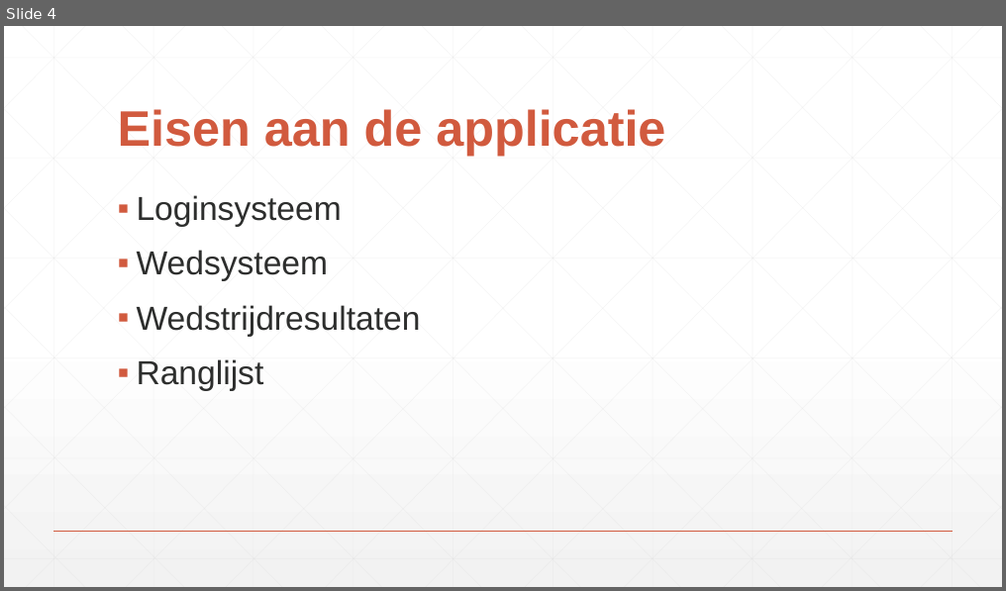
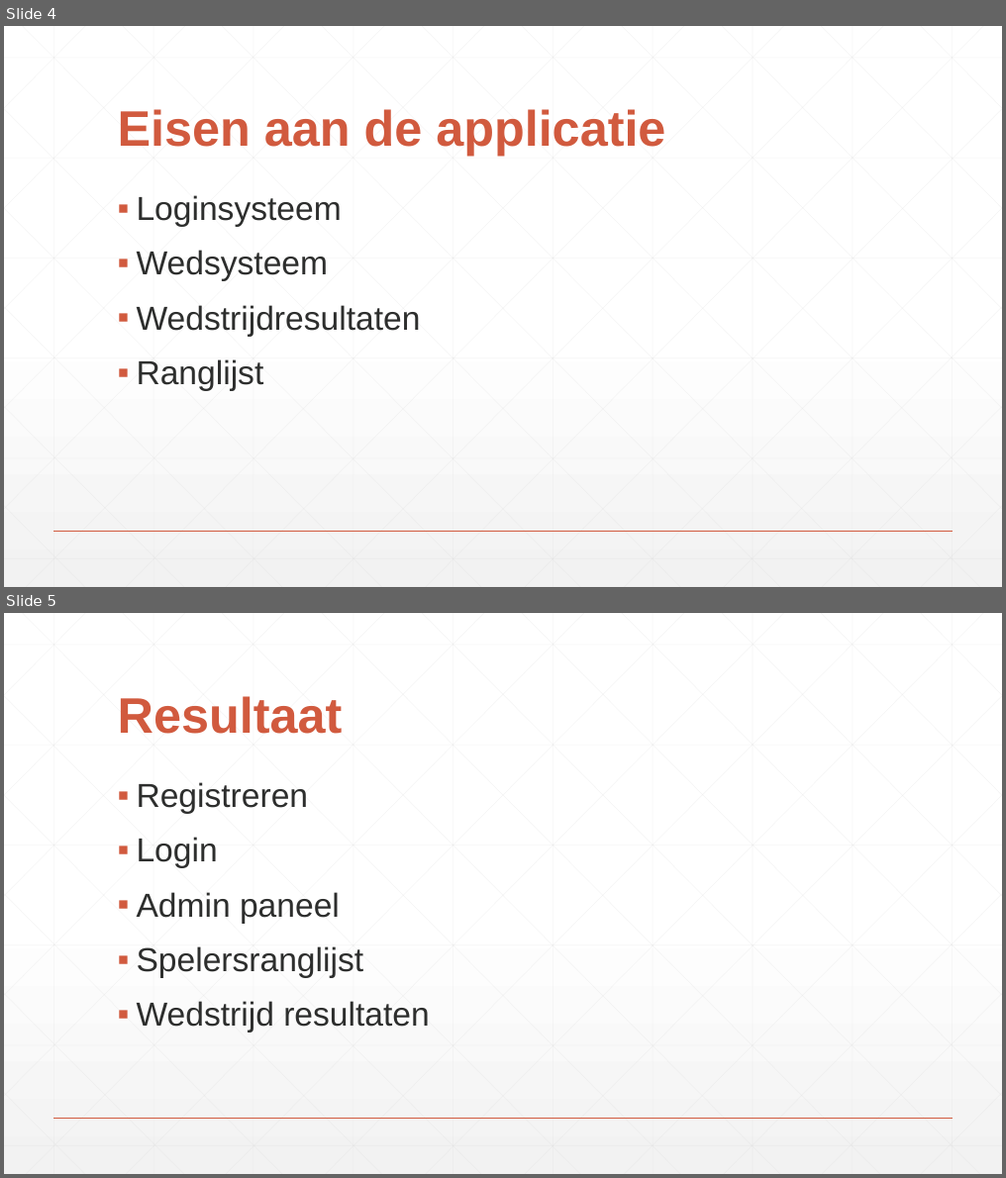
Before and after one commit to Fifa2/project_fifa, a slide deck: documentatie/c#presentatie.pptx. Shown one above the other, each under a label of ours: slide 4 before the commit, slides 4 and 5 after it. The pictures are 1006x591 and 1006x1178 pixels, drawn with LibreOffice and Linux fonts; fonts in the diff are those of the drawing. Boxes give left, top, right and bottom in pixels: in the first picture for what was removed or moved away, otherwise in the second. Text is boxed around its words. In the diff, an @@ line names an element or a change of style, - is before the commit and + after.

```diff
--- a/documentatie/c#presentatie.pptx
+++ b/documentatie/c#presentatie.pptx
@@ slide 5 added at (4,613,1002,1174), background gradient #FFFFFF to #F2F2F2; not listed: 47 template elements that a slide beside it also shows @@
@@ title added at (118,696,343,734), 48 pt, text #D15A3E, bold @@
+Resultaat
@@ text added at (137,782,429,1033), 32 pt, text #2D2E2D @@
+▪ Registreren
+▪ Login
+▪ Admin paneel
+▪ Spelersranglijst
+▪ Wedstrijd resultaten
```
Also in this commit, not shown: 2 other slides added, 1 slide removed.
